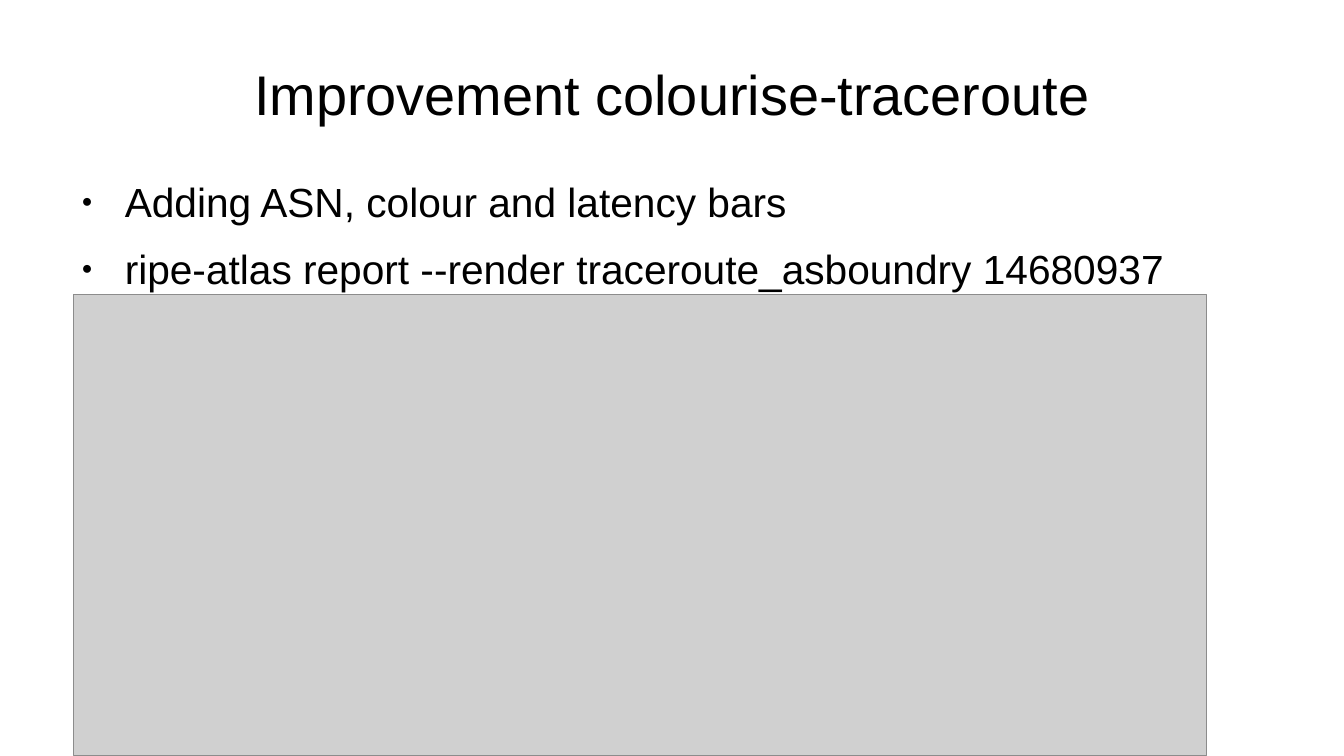
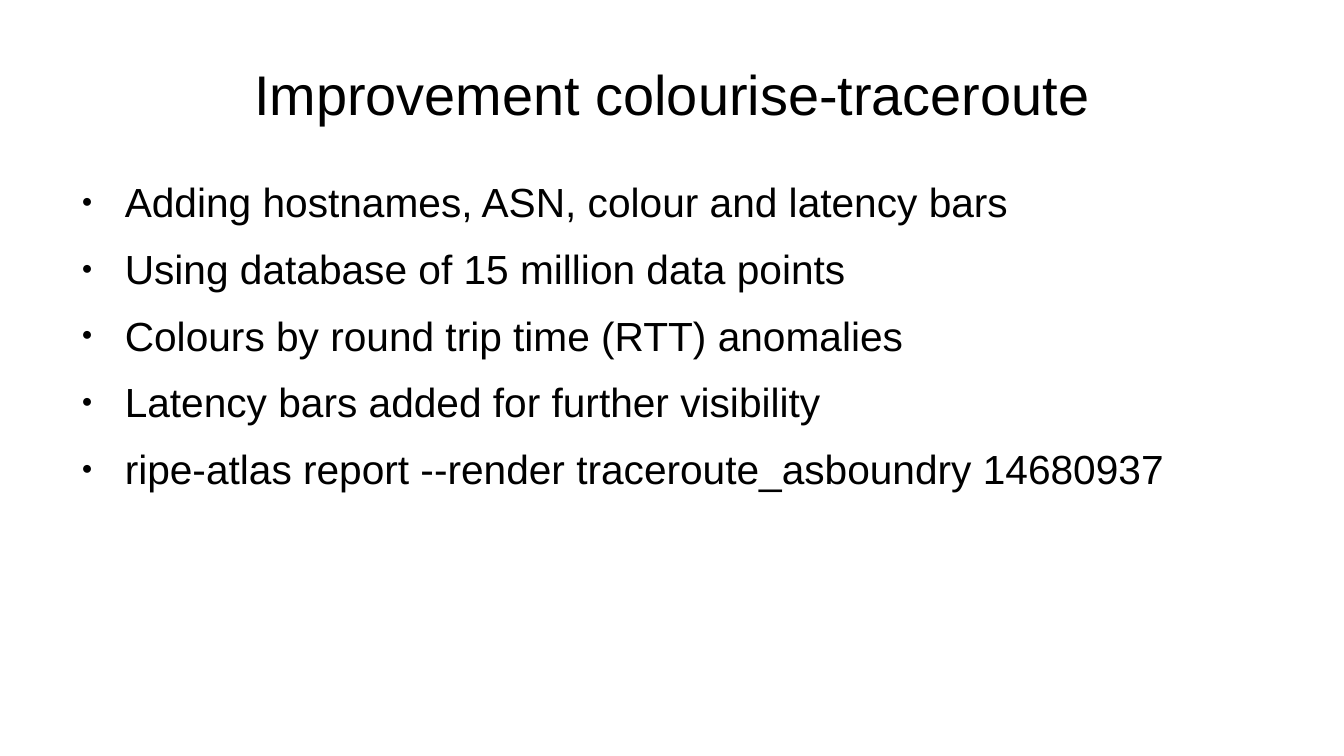
Before and after one commit to kramse/ripe-atlas-tools, a slide deck: slide 8 of ripe-hackdub18.odp (slide 5 before the commit). Drawn at 1344x756 pixels with LibreOffice and Linux fonts; fonts in the diff are those of the drawing; grey boxes stand for pictures. Boxes give left, top, right and bottom in pixels: in the first picture for what was removed or moved away, otherwise in the second. Text is boxed around its words. In the diff, an @@ line names an element or a change of style, - is before the commit and + after.

```diff
--- a/ripe-hackdub18.odp
+++ b/ripe-hackdub18.odp
@@ text at [125,187,1008,425]: text changed @@
-● Adding ASN, colour and latency bars
+● Adding hostnames, ASN, colour and latency bars
+● Using database of 15 million data points
+● Colours by round trip time (RTT) anomalies
+● Latency bars added for further visibility
@@ picture removed at [73,295,1207,756] @@
```
Also in this commit, not shown: 4 slides added, 1 other file.
